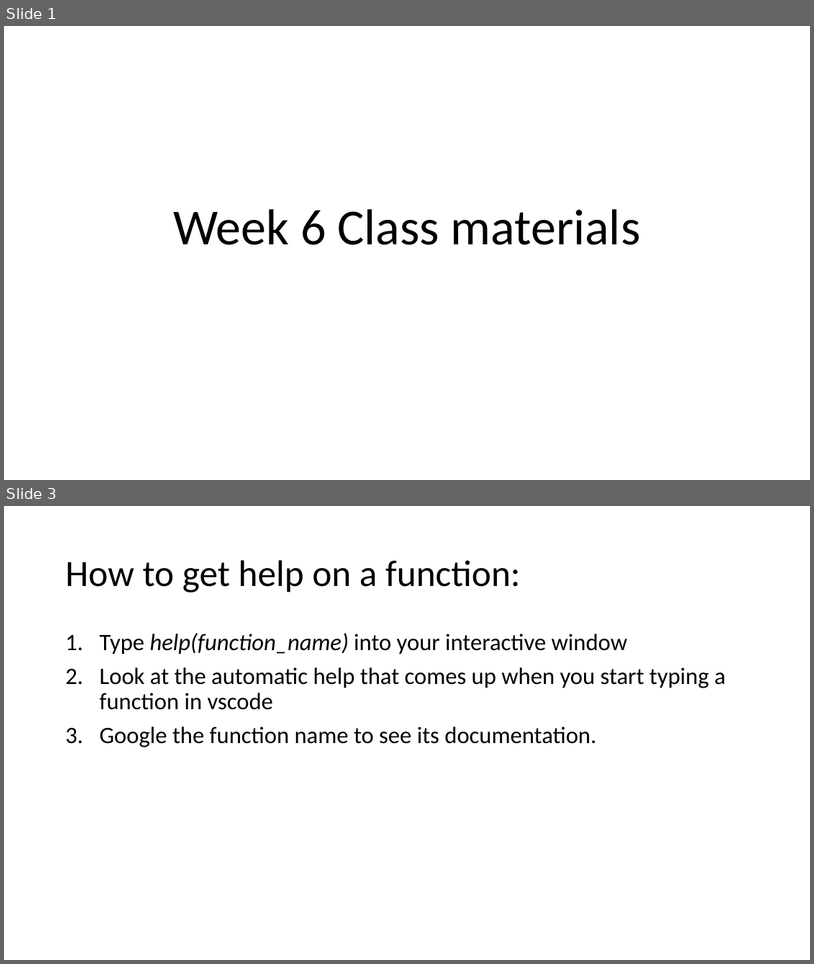
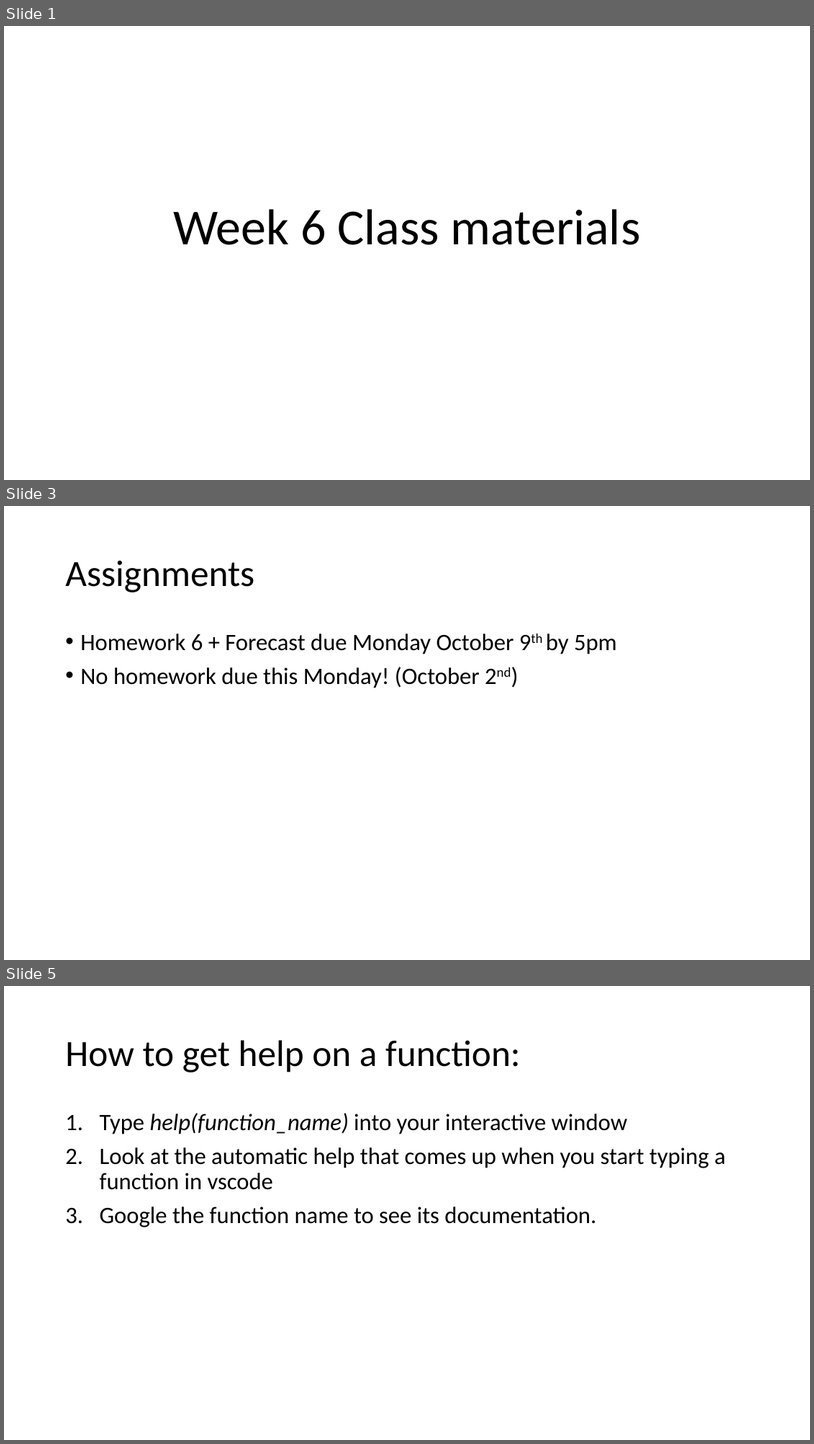
Before and after one commit to HAS-Tools-2023/Course-Materials23, a slide deck: Class_Notes/Week6_Pandas.pptx. Shown one above the other, each under a label of ours: slides 1 and 3 before the commit, slides 1, 3 and 5 after it; the slides between them are not shown. The pictures are 814x964 and 814x1444 pixels, drawn with LibreOffice and Linux fonts; fonts in the diff are those of the drawing. Boxes give left, top, right and bottom in pixels: in the first picture for what was removed or moved away, otherwise in the second. Text is boxed around its words. In the diff, an @@ line names an element or a change of style, - is before the commit and + after.

Commit message:
HW5 solution plus assignment update

```diff
--- a/Class_Notes/Week6_Pandas.pptx
+++ b/Class_Notes/Week6_Pandas.pptx
@@ slide 3 added at bbox=[4, 506, 810, 960], background #FFFFFF @@
@@ title added at bbox=[65, 560, 255, 592], 44 pt, text #000000 @@
+Assignments
@@ text added at bbox=[80, 633, 617, 688], 28 pt, text #000000 @@
+• Homework 6 + Forecast due Monday October 9th by 5pm
+• No homework due this Monday! (October 2nd)
@@ what was slide 3 is now slide 5 @@
```
Also in this commit, not shown: 1 slide changed, 3 other slides added, 2 other files.
